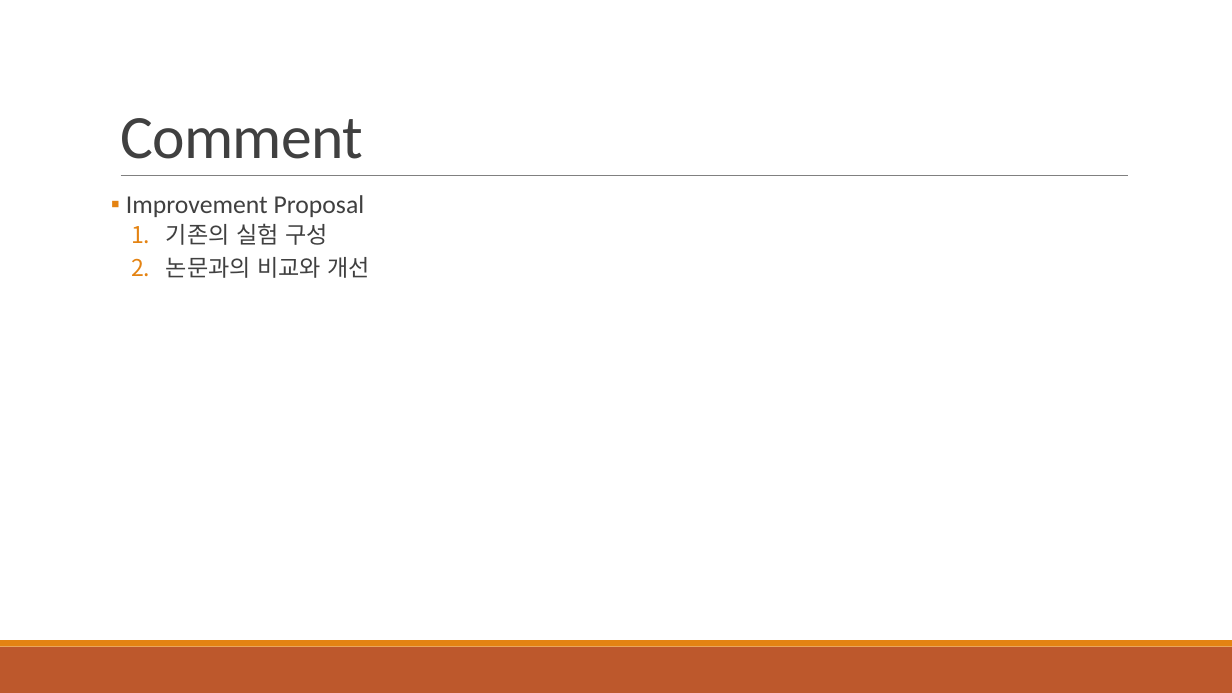
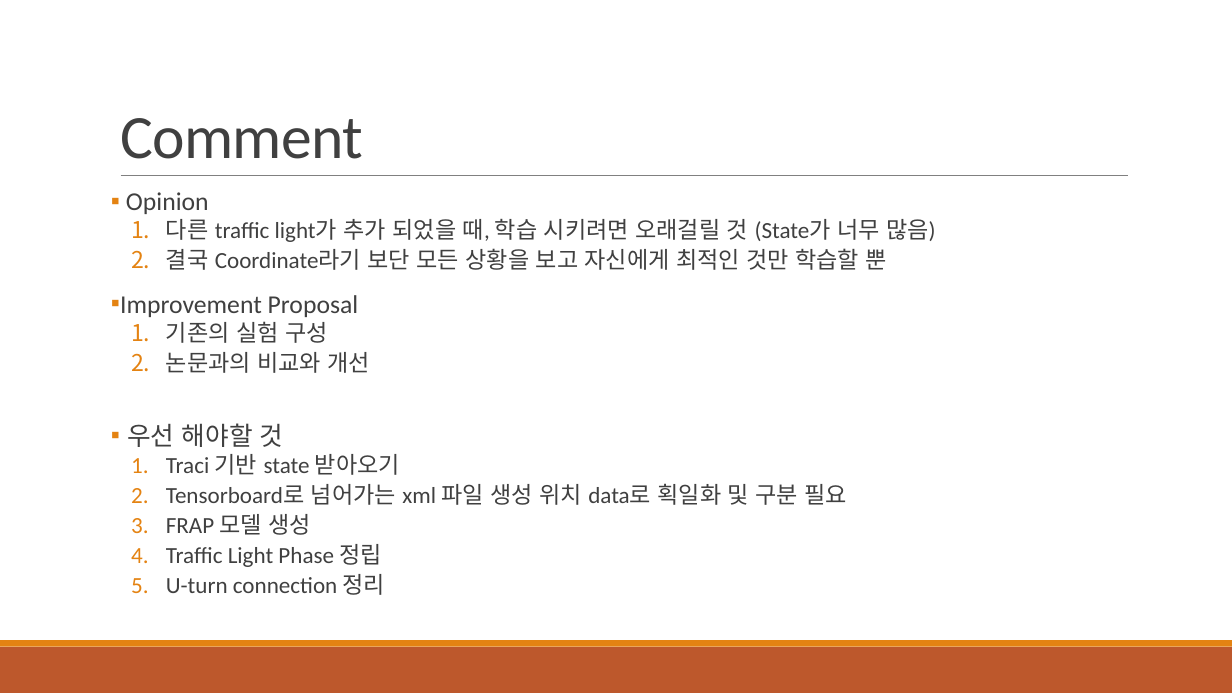
Before and after one commit to 3neutronstar/traffic-optimization_RL, a slide deck: slide 32 of 1st_Seminar(강민수).pptx. Drawn at 1232x693 pixels with LibreOffice and Linux fonts; fonts in the diff are those of the drawing. Boxes give left, top, right and bottom in pixels: in the first picture for what was removed or moved away, otherwise in the second. Text is boxed around its words. In the diff, an @@ line names an element or a change of style, - is before the commit and + after.

```diff
--- a/1st_Seminar(강민수).pptx
+++ b/1st_Seminar(강민수).pptx
@@ text at box(126, 192, 936, 270): paragraphs added @@
+▪ Opinion
+  1. 다른 traffic light가 추가 되었을 때, 학습 시키려면 오래걸릴 것 (State가 너무 많음)
+  2. 결국 Coordinate라기 보단 모든 상황을 보고 자신에게 최적인 것만 학습할 뿐
@@ text at box(120, 295, 371, 373): line spacing 0.9 to 0.8 @@
@@ text at box(127, 423, 847, 595): paragraphs added @@
+▪ 우선 해야할 것
+  1. Traci 기반 state 받아오기
+  2. Tensorboard로 넘어가는 xml 파일 생성 위치 data로 획일화 및 구분 필요
+  3. FRAP 모델 생성
+  4. Traffic Light Phase 정립
+  5. U-turn connection 정리
```
Also in this commit, not shown: 6 other slides changed, 4 other files.
